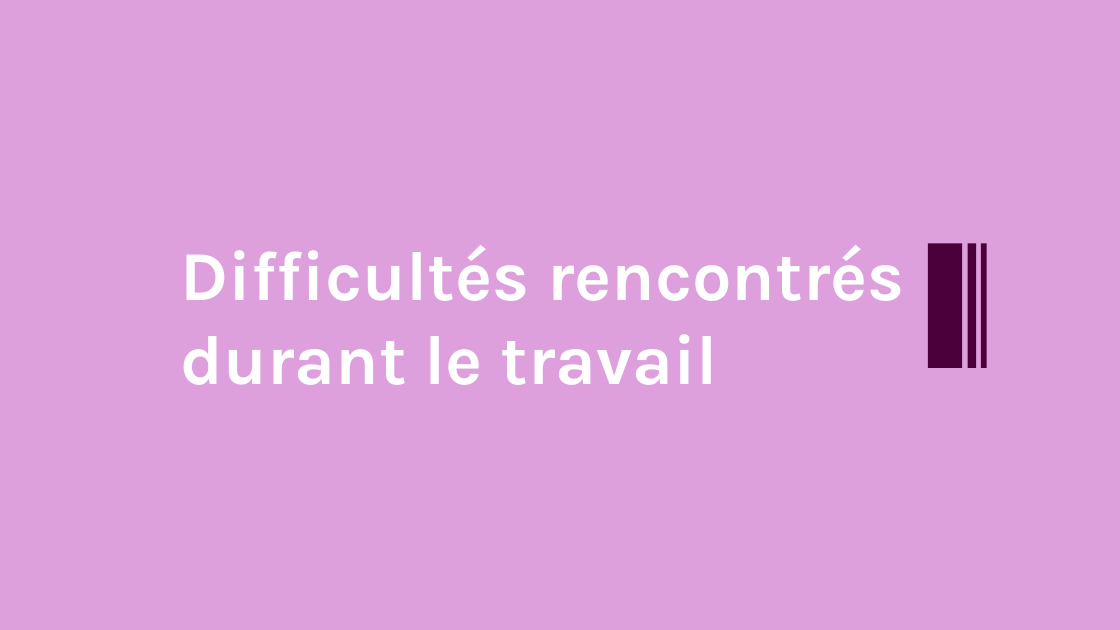
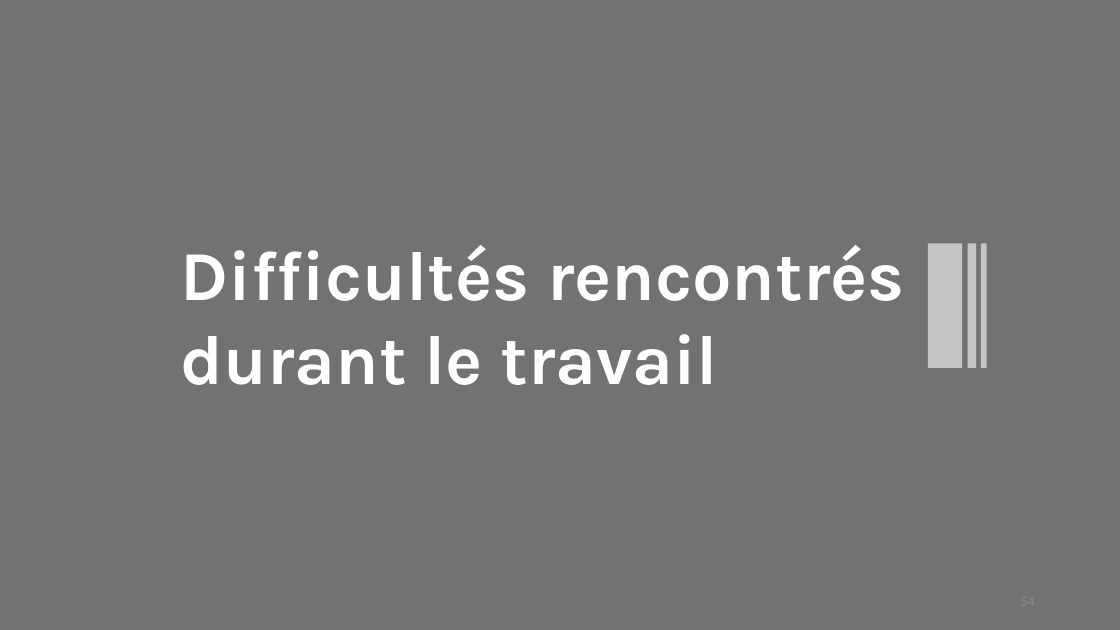
Before and after one commit to HouariZegai/academic-projects, a slide deck: slide 54 of Architecture SGBD/Project/presentation/Presentation-projet-SQLite.pptx (slide 13 before the commit). Drawn at 1120x630 pixels with LibreOffice and Linux fonts; fonts in the diff are those of the drawing. Boxes give left, top, right and bottom in pixels: in the first picture for what was removed or moved away, otherwise in the second. Text is boxed around its words. In the diff, an @@ line names an element or a change of style, - is before the commit and + after.

```diff
--- a/Architecture SGBD/Project/presentation/Presentation-projet-SQLite.pptx
+++ b/Architecture SGBD/Project/presentation/Presentation-projet-SQLite.pptx
@@ background #DDA0DD to #727272 @@
@@ fill #4B003C to #C5C5C5 in 3 elements at bbox=[928, 244, 963, 368], bbox=[968, 244, 976, 368], bbox=[981, 244, 987, 368] @@
```
Also in this commit, not shown: 10 other slides changed, 45 slides added, 2 slides removed, 23 other files.
